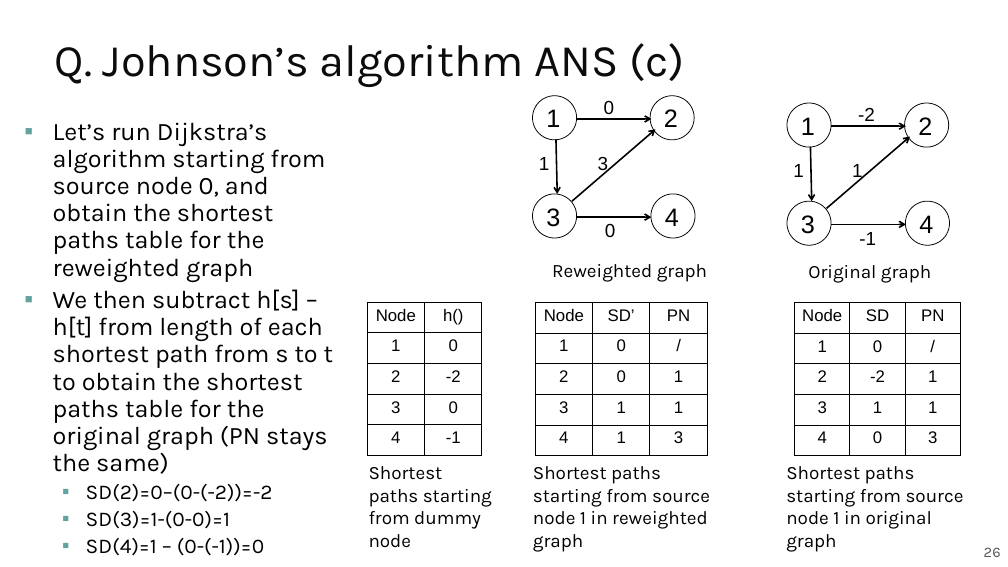
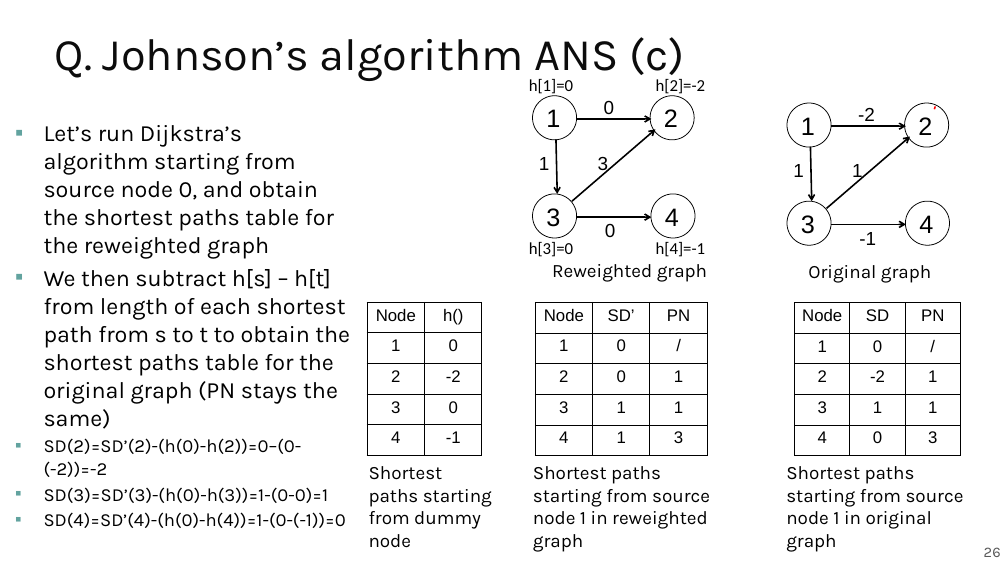
Before and after one commit to guhofstra/CSC111Fa25, a slide deck: slide 26 of PPTs/Lecture 13 Exercises ANS.pptx. Drawn at 1008x567 pixels with LibreOffice and Linux fonts; fonts in the diff are those of the drawing. Boxes give left, top, right and bottom in pixels: in the first picture for what was removed or moved away, otherwise in the second. Text is boxed around its words. In the diff, an @@ line names an element or a change of style, - is before the commit and + after.

```diff
--- a/PPTs/Lecture 13 Exercises ANS.pptx
+++ b/PPTs/Lecture 13 Exercises ANS.pptx
@@ title "Q. Johnson’s algorithm ANS (c)": place and size @@
-title "Q. Johnson’s algorithm ANS (c)" at box(55, 43, 684, 87)
+title "Q. Johnson’s algorithm ANS (c)" at box(55, 37, 684, 82)
@@ text added at box(529, 79, 573, 96), 16 pt, text #000000 @@
+h[1]=0
@@ text added at box(656, 79, 705, 96), 16 pt, text #000000 @@
+h[2]=-2
@@ text "Let’s run Dijkstra’s algorithm starting ...": place and size @@
-text "Let’s run Dijkstra’s algorithm starting ..." at box(53, 122, 333, 556)
+text "Let’s run Dijkstra’s algorithm starting ..." at box(44, 125, 350, 528)
@@ freeform shape added at box(935, 107, 935, 110), outline #FF0000 1.5 pt @@
@@ text at box(44, 125, 350, 429): size 24 to 22.2 pt in "Let’s run Dijkstra’s algorithm starting from source ...", "We then subtract h[s] – h[t] from ..."; line spacing 0.9 to 1 @@
@@ text added at box(529, 242, 573, 257), 16 pt, text #000000 @@
+h[3]=0
@@ text added at box(656, 242, 705, 257), 16 pt, text #000000 @@
+h[4]=-1
@@ text at box(44, 438, 346, 528): text changed; size 20 to 17.6 pt @@
-  ▪ SD(2)=0–(0-(-2))=-2
-  ▪ SD(3)=1-(0-0)=1
-  ▪ SD(4)=1 – (0-(-1))=0
+▪ SD(2)=SD’(2)-(h(0)-h(2))=0–(0-(-2))=-2
+▪ SD(3)=SD’(3)-(h(0)-h(3))=1-(0-0)=1
+▪ SD(4)=SD’(4)-(h(0)-h(4))=1-(0-(-1))=0
```
Also in this commit, not shown: 1 other slide changed, 3 other files.
